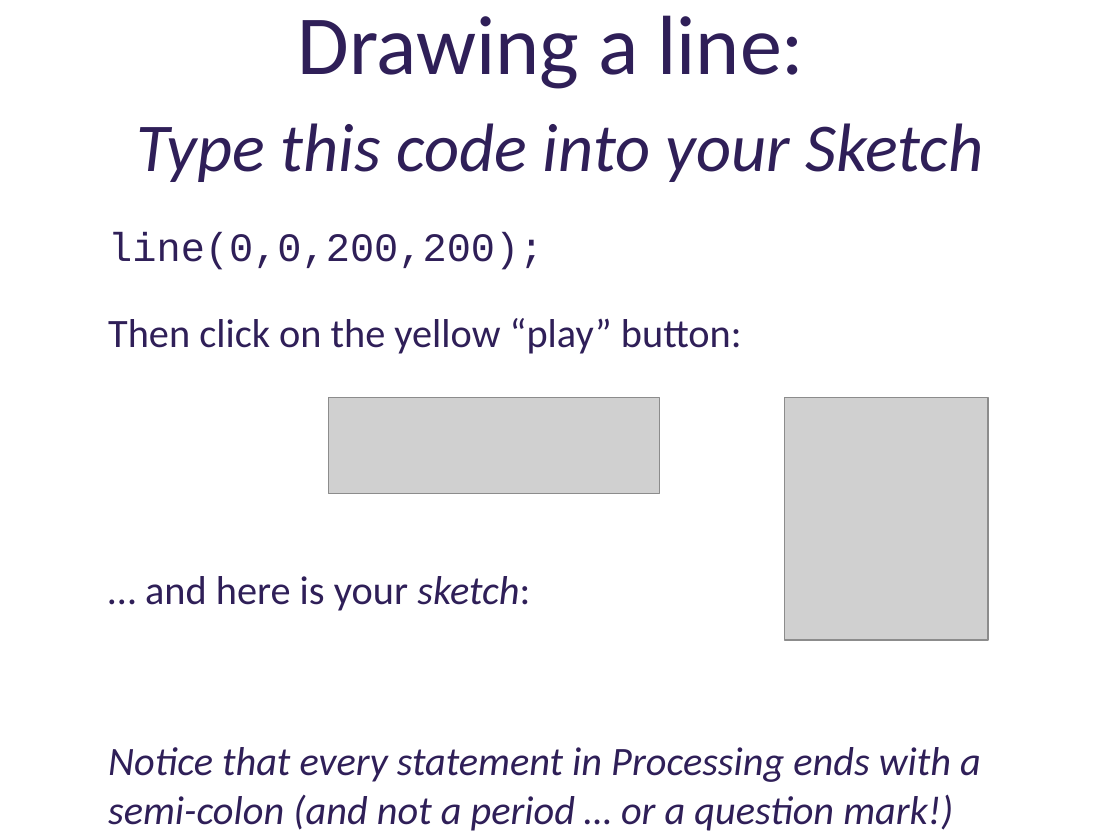
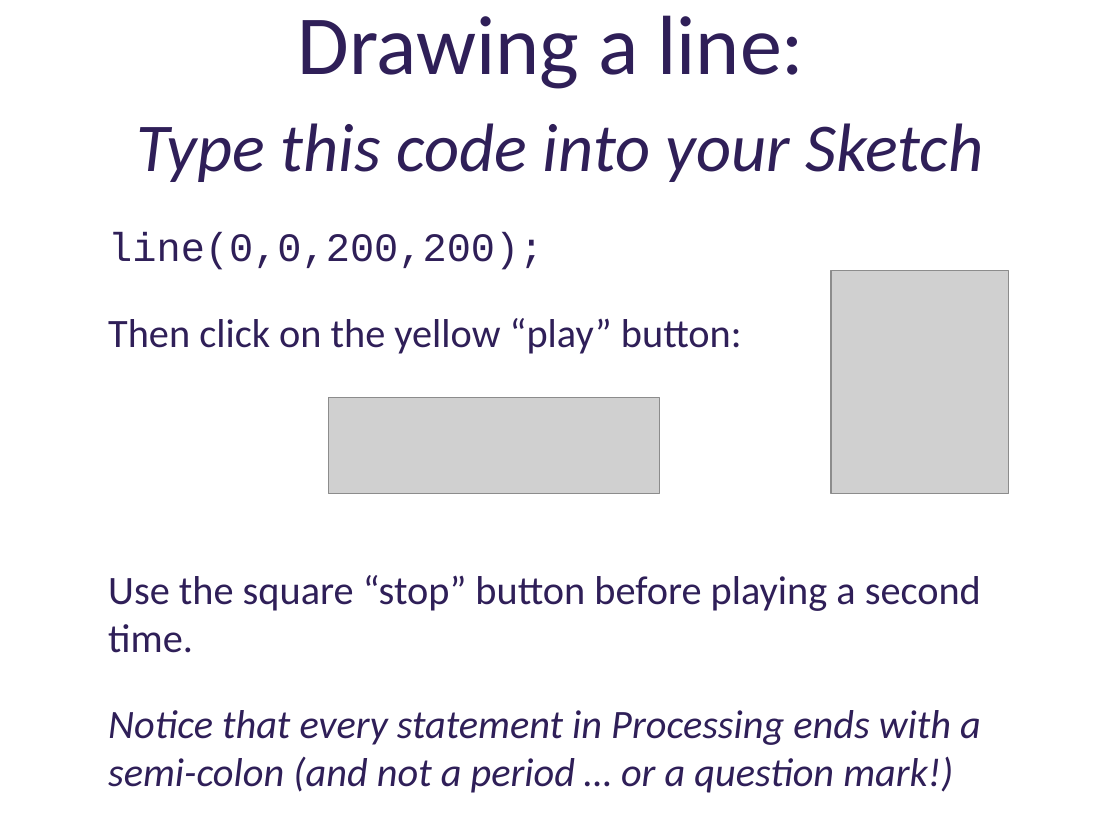
Before and after one commit to deenaengel/TF3_ProcessingSlides, a slide deck: slide 10 of Processing_Presentation_TF3_DE_notes.pptx (slide 9 before the commit). Drawn at 1120x840 pixels with LibreOffice and Linux fonts; fonts in the diff are those of the drawing; grey boxes stand for pictures; background and template pictures are left out. Boxes give left, top, right and bottom in pixels: in the first picture for what was removed or moved away, otherwise in the second. Text is boxed around its words. In the diff, an @@ line names an element or a change of style, - is before the commit and + after.

```diff
--- a/Processing_Presentation_TF3_DE_notes.pptx
+++ b/Processing_Presentation_TF3_DE_notes.pptx
@@ picture: place and size @@
-picture at <box>784,398,988,641</box>
+picture at <box>831,271,1009,494</box>
@@ text at <box>108,575,981,653</box>: text changed @@
-… and here is your sketch:
+Use the square “stop” button before playing a second time.
```
Also in this commit, not shown: 3 other slides changed, 3 slides added, 2 slides removed.
